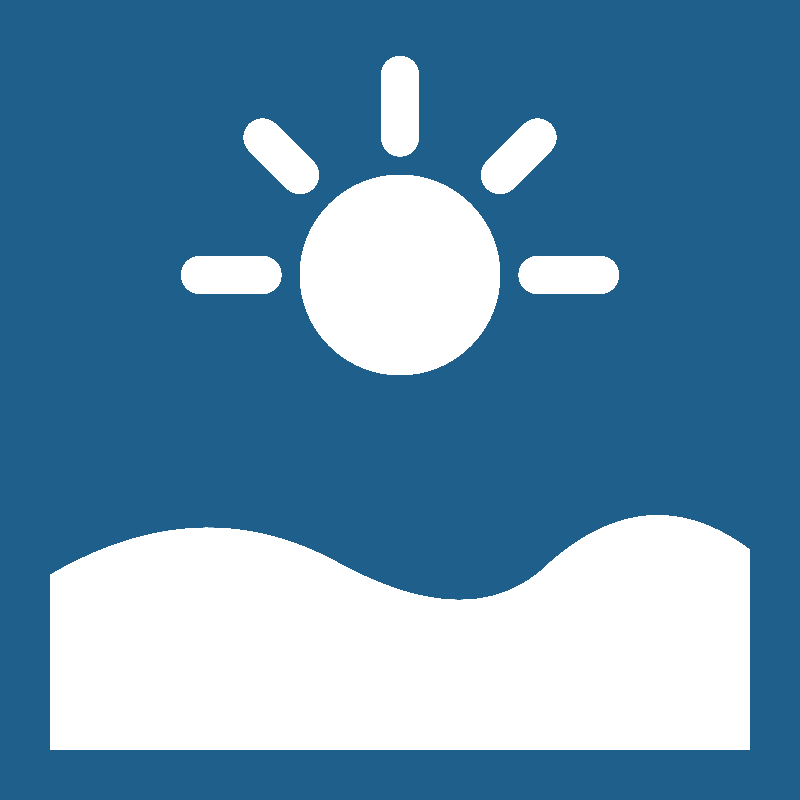
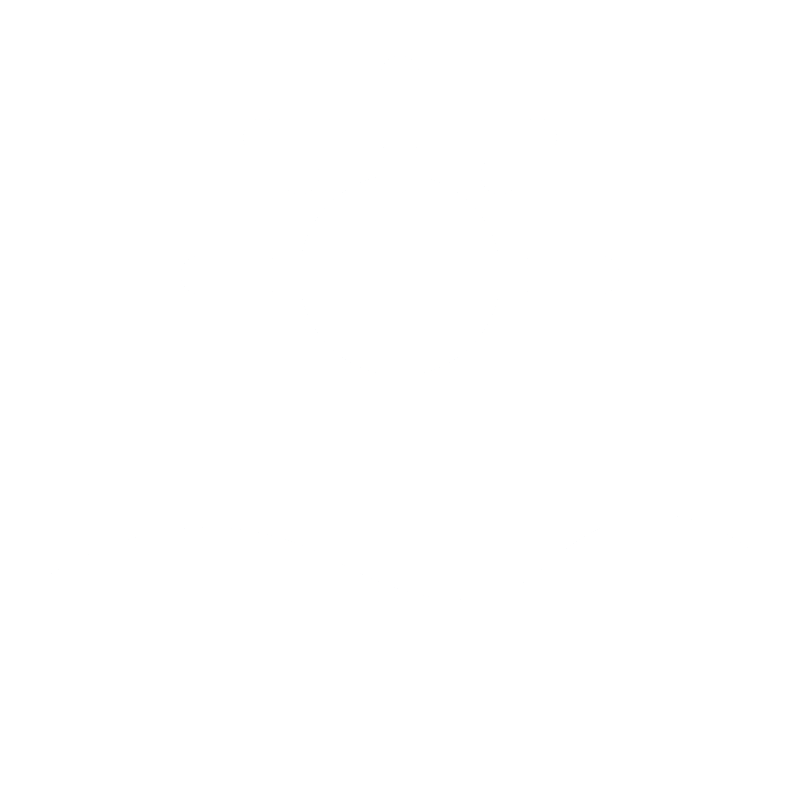
Layer changes from the first (800, 800) image to the second:
hid "Background" over (0, 0, 800, 800)